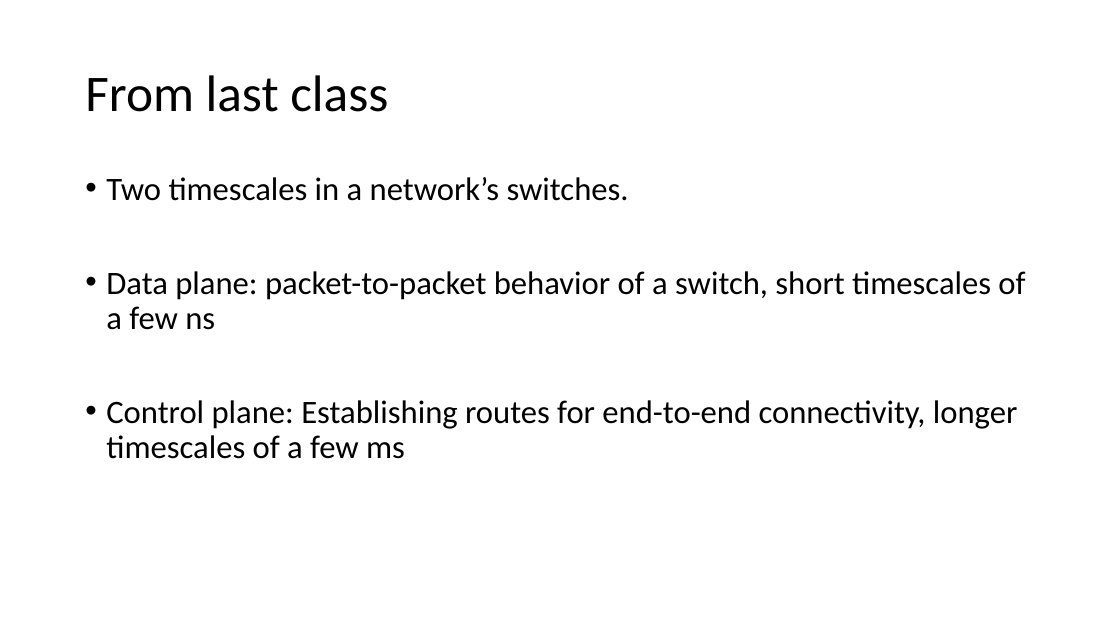
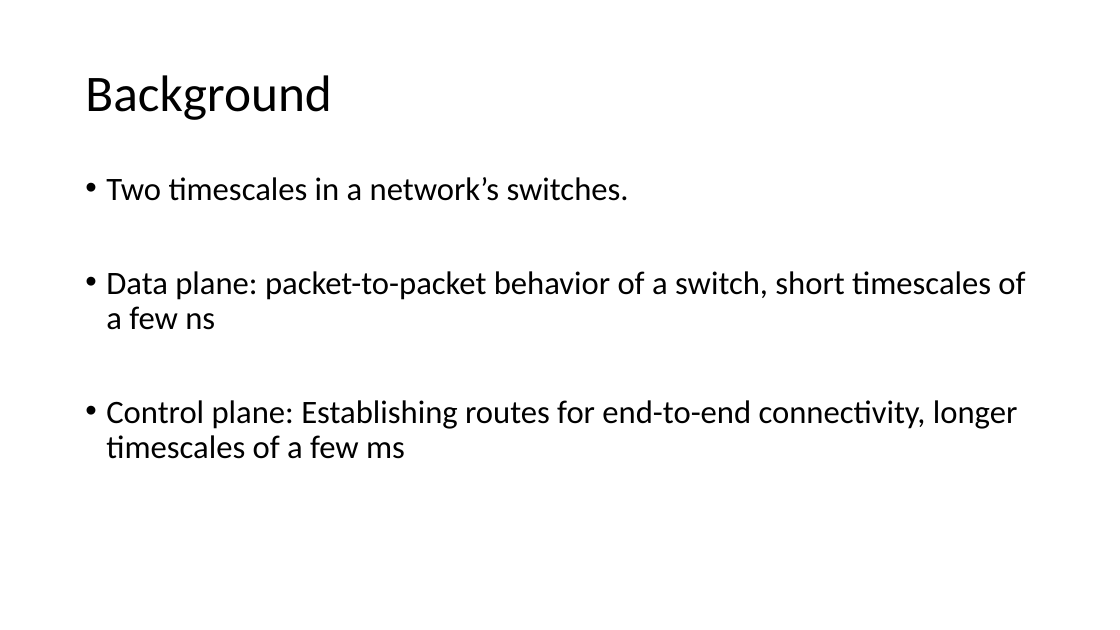
Before and after one commit to anirudhSK/pifo-domino-marple-ppts, a slide deck: slide 4 of RMT-lecture.pptx (slide 3 before the commit). Drawn at 1120x630 pixels with LibreOffice and Linux fonts; fonts in the diff are those of the drawing. Boxes give left, top, right and bottom in pixels: in the first picture for what was removed or moved away, otherwise in the second. Text is boxed around its words. In the diff, an @@ line names an element or a change of style, - is before the commit and + after.

```diff
--- a/RMT-lecture.pptx
+++ b/RMT-lecture.pptx
@@ title at bbox=[85, 75, 332, 120]: text changed @@
-From last class
+Background
```
Also in this commit, not shown: 2 other slides changed, 1 slide added.
